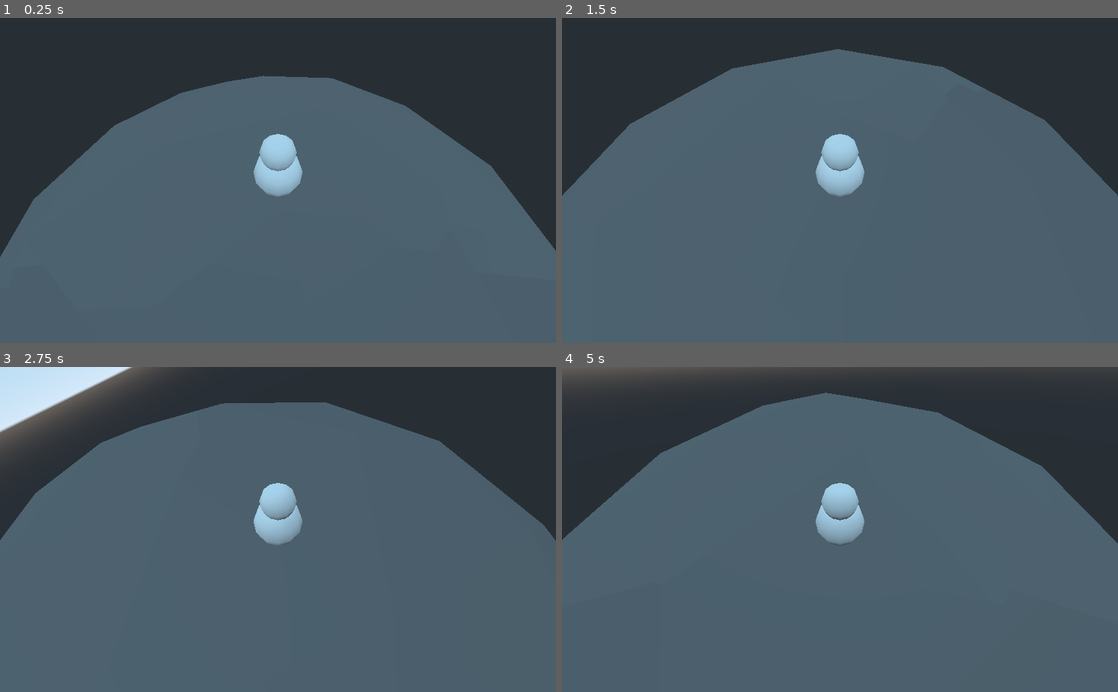
Above: before the commit, frames 1-4 (two rows, left to right).
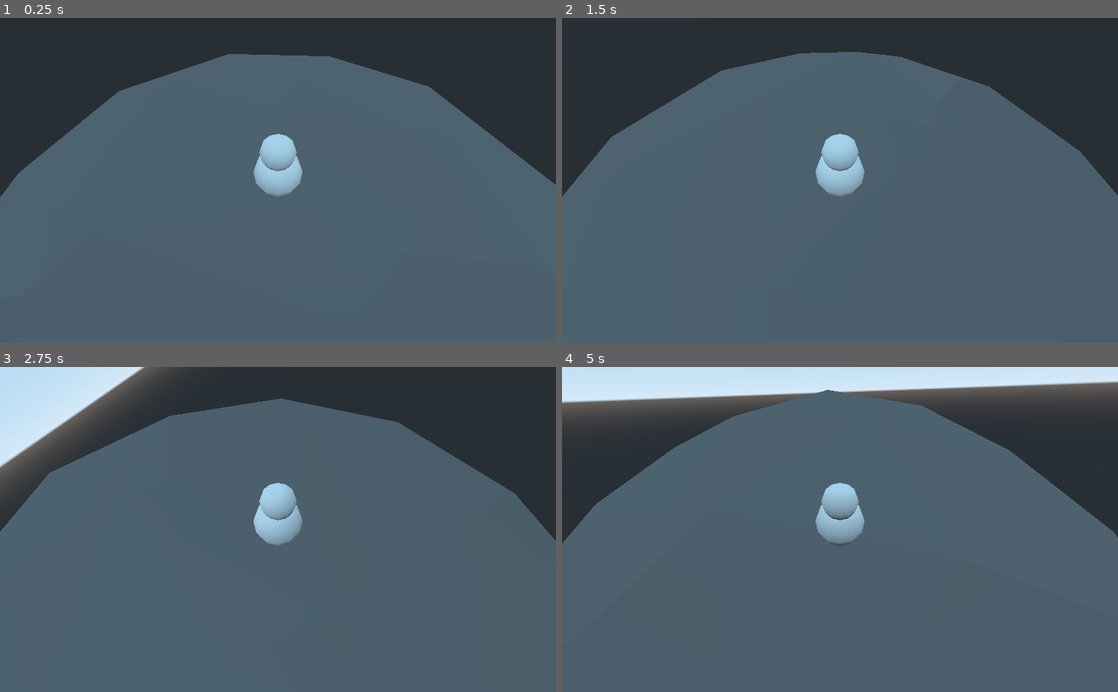
Above: after the commit, the same moments.

Repository: Psychopomp-Party/LunarLeap
Game: Godot game, scene res://game/scenes/Play.tscn
Two runs of this game, one before a commit and one after it. Both use one fixed random seed, a clock stepped at 60 frames per second and the inputs below. This scene is started directly instead of the project's main scene.
Inputs:
- Up to frame 1 (0.25 s): no input
- Up to frame 2 (1.5 s): hold D (player_move_right) 0.53-1.28 s; tap Space (player_move_jump) at 0.77 s; hold S (player_move_backward) from 1.28 s (still down)
- Up to frame 3 (2.75 s): tap Space (player_move_jump) at 1.52 s; release S (player_move_backward) at 2.03 s; hold D (player_move_right) from 2.03 s (still down)
- Up to frame 4 (5 s): release D (player_move_right) at 2.78 s; hold W (player_move_forward) 2.78-3.53 s; tap Space (player_move_jump) at 3.02, 3.77, 4.52 s; hold A (player_move_left) from 3.53 s (still down)

The runs differ from the first frame. In frame 1, 9.7% of the frame differs, in the area x 0-100%, y 11-74%; in frame 2, 0.6%; in frame 3, 3.8%; in frame 4, 12%, in the area x 0-100%, y 0-55%.
Error after the commit: Invalid call. Nonexistent function 'scale' in base 'KinematicBody'. (res://game/scripts/EnemySpawner.gd:38)

Commit message:
Simplistic enemy spawning implementation

Diff:
--- /dev/null
+++ b/game/enemies/CapsuleEnemy.tscn
@@ -0,0 +1,16 @@
+[gd_scene load_steps=3 format=2]
+
+[sub_resource type="CapsuleMesh" id=1]
+
+[sub_resource type="CapsuleShape" id=2]
+
+[node name="CapsuleEnemy" type="KinematicBody"]
+
+[node name="MeshInstance" type="MeshInstance" parent="."]
+transform = Transform( 1, 0, 0, 0, -1.62921e-07, -1, 0, 1, -1.62921e-07, 0, 0, 0 )
+mesh = SubResource( 1 )
+material/0 = null
+
+[node name="CollisionShape" type="CollisionShape" parent="."]
+transform = Transform( 1, 0, 0, 0, -1.62921e-07, -1, 0, 1, -1.62921e-07, 0, 0, 0 )
+shape = SubResource( 2 )
--- /dev/null
+++ b/game/enemies/CubeEnemy.tscn
@@ -0,0 +1,14 @@
+[gd_scene load_steps=3 format=2]
+
+[sub_resource type="CubeMesh" id=1]
+
+[sub_resource type="BoxShape" id=2]
+
+[node name="CubeEnemy" type="KinematicBody"]
+
+[node name="MeshInstance" type="MeshInstance" parent="."]
+mesh = SubResource( 1 )
+material/0 = null
+
+[node name="CollisionShape" type="CollisionShape" parent="."]
+shape = SubResource( 2 )
--- a/game/scenes/Play.tscn
+++ b/game/scenes/Play.tscn
@@ -1,7 +1,8 @@
-[gd_scene load_steps=7 format=2]
+[gd_scene load_steps=8 format=2]
 
 [ext_resource path="res://game/meshes/sphere.obj" type="ArrayMesh" id=1]
 [ext_resource path="res://game/scripts/Player.gd" type="Script" id=2]
+[ext_resource path="res://game/scripts/EnemySpawner.gd" type="Script" id=3]
 
 [sub_resource type="PhysicsMaterial" id=1]
 friction = 0.0
@@ -29,7 +30,7 @@
 shape = SubResource( 2 )
 
 [node name="Player" type="KinematicBody" parent="."]
-transform = Transform( 1, 0, 0, 0, 1, 0, 0, 0, 1, 0, 50, 0 )
+transform = Transform( 1, 0, 0, 0, 1, 0, 0, 0, 1, 0, 45, 5 )
 script = ExtResource( 2 )
 
 [node name="CSGCombiner" type="CSGCombiner" parent="Player"]
@@ -59,5 +60,12 @@
 gravity = 8.0
 
 [node name="CollisionShape" type="CollisionShape" parent="GravityModifier"]
-transform = Transform( 75, 0, 0, 0, 75, 0, 0, 0, 75, 0, 0, 0 )
+transform = Transform( 100, 0, 0, 0, 100, 0, 0, 0, 100, 0, 0, 0 )
 shape = SubResource( 4 )
+
+[node name="Enemies" type="Node" parent="."]
+script = ExtResource( 3 )
+
+[node name="Timer" type="Timer" parent="Enemies"]
+process_mode = 0
+[connection signal="timeout" from="Enemies/Timer" to="Enemies" method="_on_timer_timeout"]
--- /dev/null
+++ b/game/scripts/EnemySpawner.gd
@@ -0,0 +1,81 @@
+extends Node
+
+onready var moon = self.get_parent().get_node("Moon")
+onready var timer = self.get_node("Timer")
+onready var enemy_types = [
+	preload("res://game/enemies/CapsuleEnemy.tscn"),
+	preload("res://game/enemies/CubeEnemy.tscn")
+]
+var spawn_points = [
+	Vector3(75.0,  0.0,  0.0),
+	Vector3( 0.0, 75.0,  0.0),
+	Vector3( 0.0,  0.0, 75.0),
+	Vector3(-75.0, 0.0,  0.0),
+	Vector3( 0.0,-75.0,  0.0),
+	Vector3( 0.0,  0.0,-75.0)
+]
+var enemies = []
+
+var spawn_min_wait = 0.2
+var spawn_wait_modifier = 0.025
+var max_spawned_enemies = 50
+
+func _ready():
+	timer.start()
+
+func _on_timer_timeout():
+	# gradually speed up enemy spawn rate
+	if (timer.get_wait_time() > spawn_min_wait):
+		var old_wait_time = timer.get_wait_time()
+		timer.set_wait_time(old_wait_time - (old_wait_time * spawn_wait_modifier))
+
+	# spawn an enemy
+	if (enemies.size() < max_spawned_enemies):
+		var rand_index = randi() % spawn_points.size()
+		var spawn_point = spawn_points[rand_index]
+		var enemy = enemy_types[randi() % enemy_types.size()].instance()
+		enemy.transform.origin = spawn_point
+		enemy.scale(0.10)
+		enemies.append(enemy)
+
+		# orient the enemy
+		var moon_direction = enemy.transform.origin.direction_to(moon.transform.origin)
+		var enemy_down = -enemy.transform.basis.y
+		var axis = enemy_down.cross(moon_direction)
+		var phi = enemy_down.angle_to(moon_direction)
+		if (axis.length_squared() == 0):
+			axis = -enemy.transform.basis.z
+		else:
+			axis = axis.normalized()
+			enemy.transform.basis = enemy.transform.basis.rotated(axis, phi)
+			enemy.transform = enemy.transform.orthonormalized()
+
+		# add the enemy to the scene
+		self.add_child(enemy)
+
+		# move the spawner a bit
+		var x1 = rand_range(-1.0, 1.0)
+		var x2 = rand_range(-1.0, 1.0)
+
+		while pow(x1, 2) + pow(x2, 2) >= 1:
+			x1 = rand_range(-1.0, 1.0)
+			x2 = rand_range(-1.0, 1.0)
+
+		spawn_points[rand_index] = Vector3(
+			2 * x1 * sqrt(1 - pow(x1, 2) - pow(x2, 2)),
+			2 * x2 * sqrt(1 - pow(x1, 2) - pow(x2, 2)),
+			1 - 2 * (pow(x1, 2) + pow(x2, 2))) * rand_range(65.0, 75.0)
+
+func _process(delta):
+	#print(falling_enemies.size(), " ", enemies.size())
+	pass
+
+func _physics_process(delta):
+	#for enemy in enemies:
+	#	var gravity_direction = enemy.transform.origin.direction_to(moon.transform.origin)
+	#	var velocity = enemy.move_and_slide(gravity_direction * 8, -gravity_direction)
+
+	for enemy in enemies:
+		# apply gravity
+		var velocity = enemy.transform.origin.direction_to(moon.transform.origin) * 9.8
+		velocity = enemy.move_and_slide(velocity, enemy.transform.basis.y)
--- a/project.godot
+++ b/project.godot
@@ -23,6 +23,10 @@
 
 formats/zstd/compression_level=10
 formats/zstd/window_log_size=16
+
+[debug]
+
+settings/stdout/print_fps=true
 
 [display]
 
